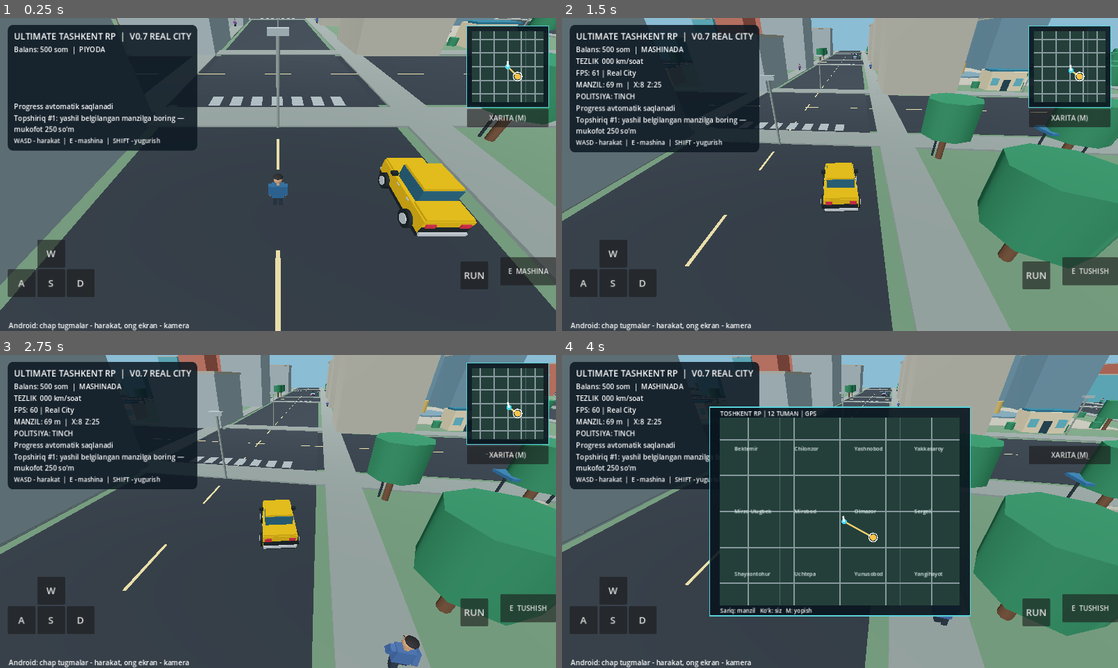
Above: before the commit, frames 1-4 (two rows, left to right).
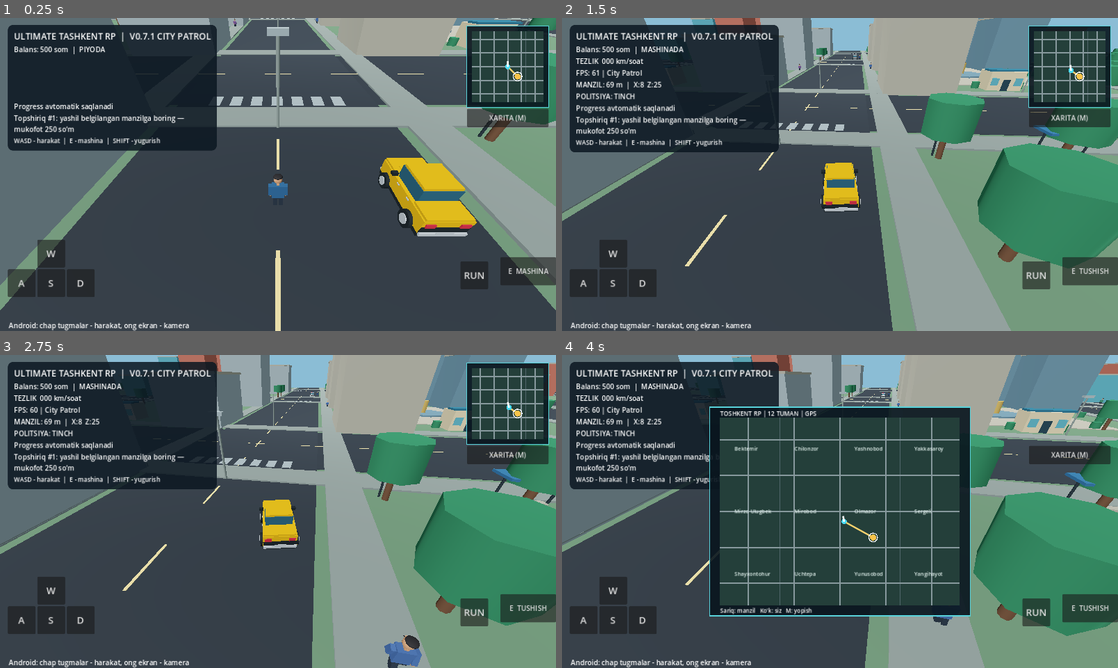
Above: after the commit, the same moments.

Repository: uzumseller500-bot/ultimate-tashkent-rp
Game: Godot game, scene res://scenes/main.tscn
The game is run twice, just before and just after one commit, with the same random seed, the same clock (stepped at 60 frames per second) and the same inputs.
Inputs (mouse positions are in pixels of both pictures, inside the frame that each line leads up to):
- Up to frame 1 (0.25 s): no input
- Up to frame 2 (1.5 s): tap Enter at 0.5 s; move the mouse to (962, 158) at 0.52 s; hold D 0.53-1.25 s; tap E at 0.6 s; click (962, 158) at 0.67 s; drag from (728, 190) to (812, 237) at 1.27 s
- Up to frame 3 (2.75 s): move the mouse to (333, 442) at 2.02 s; hold D from 2.03 s (still down); hold Shift from 2.03 s (still down)
- Up to frame 4 (4 s): release D at 2.75 s; release Shift at 2.75 s; drag from (812, 574) to (673, 464) at 2.77 s; move the mouse to (1006, 558) at 3.52 s; hold A from 3.53 s (still down); tap M at 3.6 s

The runs differ from the first frame. In frame 1, 1.5% of the frame differs, in the area x 26-79%, y 2-70%; in frame 2, 1.7%; in frame 3, 1.7%, in the area x 8-57%, y 2-62%; in frame 4, 0.7%.

Commit message:
Improve V0.7.1 police patrol spacing, traffic collision and sedan detailing

Diff:
--- a/scripts/main.gd
+++ b/scripts/main.gd
@@ -413,6 +413,9 @@
 		_box(vehicle,"Front light",Vector3(sx*.83,.36,-2.41),Vector3(.48,.22,.07),_mat(Color("f7eed4")))
 		_box(vehicle,"Rear light",Vector3(sx*.83,.36,2.42),Vector3(.46,.22,.07),red)
 	_box(vehicle,"Front grille",Vector3(0,.23,-2.45),Vector3(1.04,.26,.09),tire)
+	_box(vehicle,"Front number plate",Vector3(0,-.08,-2.54),Vector3(.84,.18,.04),chrome)
+	_box(vehicle,"Rear number plate",Vector3(0,-.07,2.52),Vector3(.84,.18,.04),chrome)
+	_box(vehicle,"Hood detail",Vector3(0,.755,-1.35),Vector3(1.45,.025,.65),paint)
 	_box(vehicle,"Front bumper",Vector3(0,-.22,-2.46),Vector3(2.35,.17,.11),chrome)
 	_box(vehicle,"Rear bumper",Vector3(0,-.22,2.46),Vector3(2.35,.17,.11),chrome)
 	if police:
@@ -444,7 +447,7 @@
 		patrol.position = Vector3(7.0 if i == 0 else -97.0,.85,-116.0 if i == 0 else 110.0)
 		add_child(patrol)
 		_build_sedan(patrol,true)
-		police_cars.append({"node":patrol,"heading":0.0 if i==0 else PI})
+		police_cars.append({"node":patrol,"heading":0.0 if i==0 else PI,"base_z":patrol.position.z,"idle_dir":1.0 if i == 0 else -1.0})
 		var officer := Node3D.new()
 		officer.name = "Officer_%d" % i
 		officer.position = patrol.position+Vector3(3, -.85,0)
@@ -485,7 +488,7 @@
 	var labels := VBoxContainer.new()
 	top.add_child(labels)
 	var title := Label.new()
-	title.text = "ULTIMATE TASHKENT RP  |  V0.7 REAL CITY"
+	title.text = "ULTIMATE TASHKENT RP  |  V0.7.1 CITY PATROL"
 	title.add_theme_font_size_override("font_size",20)
 	labels.add_child(title)
 	coins_label = Label.new()
@@ -645,11 +648,20 @@
 		if speed_label:
 			speed_label.text = "TEZLIK  %03d km/soat" % int(absf(car_velocity)*5.0) if car_mode else "PIYODA  •  WASD"
 		if fps_label:
-			fps_label.text = "FPS: %d | Real City" % Engine.get_frames_per_second()
+			fps_label.text = "FPS: %d | City Patrol" % Engine.get_frames_per_second()
 		if navigation_label:
 			var focus_position: Vector3 = car.global_position if car_mode else player.global_position
 			var meters := int(focus_position.distance_to(mission_target))
 			navigation_label.text = "MANZIL: %d m  |  X:%d  Z:%d" % [meters, int(focus_position.x), int(focus_position.z)]
+
+func _blocked_by_patrol(candidate: Vector3) -> bool:
+	for patrol in police_cars:
+		var unit: Node3D = patrol["node"]
+		var diff := candidate - unit.position
+		diff.y = 0.0
+		if diff.length() < 5.0:
+			return true
+	return false
 
 func _blocked_for_vehicle(candidate: Vector3) -> bool:
 	for obstacle in car_obstacles:
@@ -658,7 +670,22 @@
 	return false
 
 func _update_patrols(delta: float) -> void:
+	# Patrol cars move slowly along their assigned road even when there is no alert.
 	if wanted_level == 0:
+		for patrol in police_cars:
+			var unit: Node3D = patrol["node"]
+			var direction_z: float = float(patrol["idle_dir"])
+			var next_z: float = unit.position.z + direction_z * 3.5 * delta
+			var base_z: float = float(patrol["base_z"])
+			if absf(next_z - base_z) > 26.0:
+				direction_z = -direction_z
+				patrol["idle_dir"] = direction_z
+				next_z = unit.position.z + direction_z * 3.5 * delta
+			var desired: Vector3 = Vector3(unit.position.x,unit.position.y,next_z)
+			if not _blocked_for_vehicle(desired) and desired.distance_to(car.position) > 8.0:
+				unit.position.z = next_z
+			unit.rotation.y = 0.0 if direction_z < 0.0 else PI
+		pursuit_time = 0.0
 		return
 	wanted_timer -= delta
 	var target: Vector3 = car.global_position if car_mode else player.global_position
@@ -669,13 +696,15 @@
 		direction.y = 0.0
 		var distance: float = direction.length()
 		nearest = minf(nearest,distance)
-		if distance > 4.0:
-			var step: Vector3 = direction.normalized() * delta * (10.0+float(wanted_level)*2.5)
-			var destination: Vector3 = police_vehicle.position + step
+		# Keep vehicle body clear of the player car rather than driving inside it.
+		var stop_distance: float = 6.7 if car_mode else 3.1
+		if distance > stop_distance:
+			var step_length: float = minf(delta * (10.0+float(wanted_level)*2.5),distance-stop_distance)
+			var destination: Vector3 = police_vehicle.position + direction.normalized()*step_length
 			if not _blocked_for_vehicle(destination):
 				police_vehicle.position = destination
 			police_vehicle.rotation.y = atan2(-direction.x,-direction.z)
-	if nearest < 5.0:
+	if nearest < (7.3 if car_mode else 3.7):
 		pursuit_time += delta
 		if pursuit_time > 2.5:
 			wanted_level = 0
@@ -704,7 +733,7 @@
 		car.rotation.y = car_angle
 		var travel := Vector3(-sin(car_angle),0,-cos(car_angle))*car_velocity*delta
 		var candidate := car.position + travel
-		if _blocked_for_vehicle(candidate):
+		if _blocked_for_vehicle(candidate) or _blocked_by_patrol(candidate):
 			car_velocity = 0.0
 		else:
 			car.position = candidate
